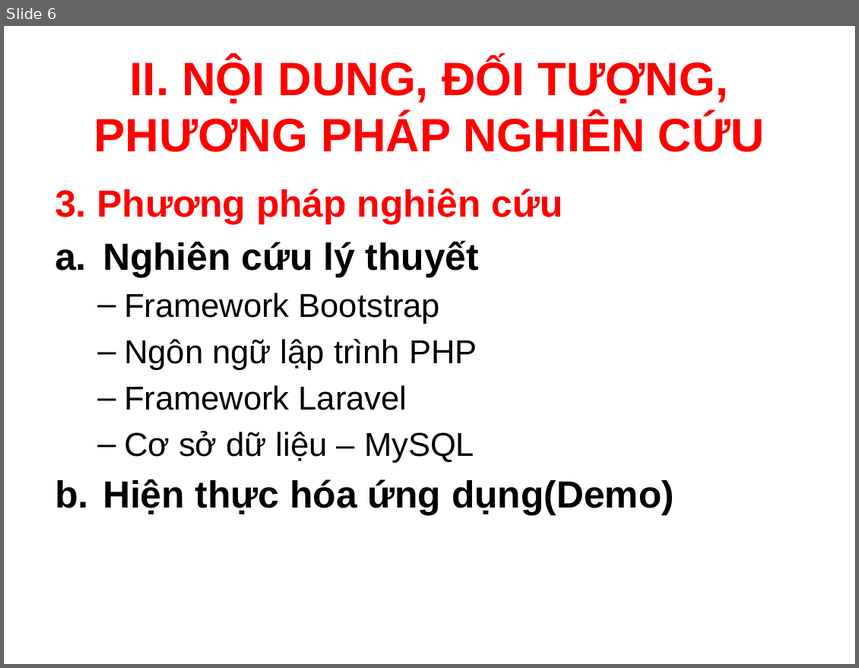
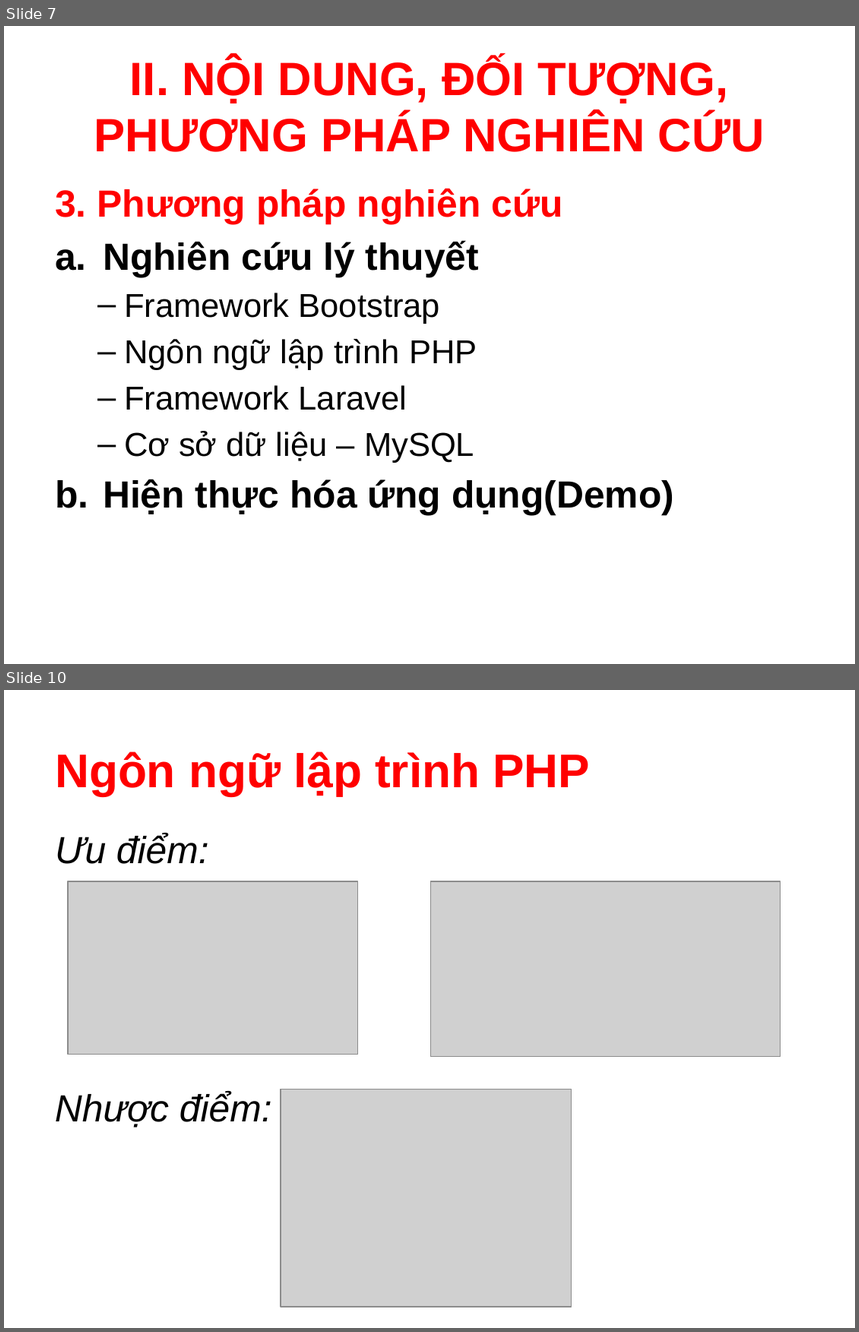
Before and after one commit to MTeeIT/Do_An_MH, a slide deck: bao cao/Slide Bao Cao.pptx. Shown one above the other, each under a label of ours: slide 6 before the commit, slides 7 and 10 after it; the slides between them are not shown. The pictures are 859x668 and 859x1332 pixels, drawn with LibreOffice and Linux fonts; fonts in the diff are those of the drawing; grey boxes stand for pictures; background and template pictures are left out. Boxes give left, top, right and bottom in pixels: in the first picture for what was removed or moved away, otherwise in the second. Text is boxed around its words. In the diff, an @@ line names an element or a change of style, - is before the commit and + after.

```diff
--- a/bao cao/Slide Bao Cao.pptx
+++ b/bao cao/Slide Bao Cao.pptx
@@ slide 10 added at bbox=[4, 690, 855, 1328], background picture (left out) @@
@@ title added at bbox=[55, 752, 591, 796], 40 pt, text #FF0000, bold @@
+  Ngôn ngữ lập trình PHP
@@ text added at bbox=[55, 834, 209, 864], 32 pt, text #000000, italic @@
+Ưu điểm:
@@ picture added at bbox=[68, 882, 358, 1054] @@
@@ picture added at bbox=[430, 882, 779, 1057] @@
@@ text added at bbox=[55, 1092, 272, 1128], 32 pt, text #000000, italic @@
+Nhược điểm:
@@ picture added at bbox=[281, 1089, 572, 1307] @@
@@ what was slide 6 is now slide 7 @@
```
Also in this commit, not shown: 2 other slides added, 4 other files.
